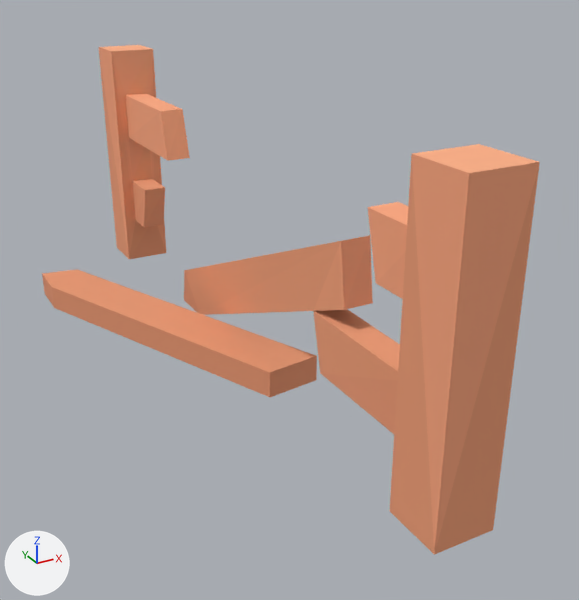
Renders of the glTF model public/assets/styles/stylized/props/kenney_town_fence_broken.glb from each side of a commit.
Before and after are seen from a 50 mm camera at (0.003, -0.974, 0.542) aimed at (0.483, -0.102, 0.106). The axes (+X, +Y, +Z) are drawn at lower left. The lights are the same throughout. The older version comes first. Where no turn or scale is listed for an object, it has been applied to the vertices. Vertices at exactly the same position are counted once.

Names of what the first picture shows: 'wood'.
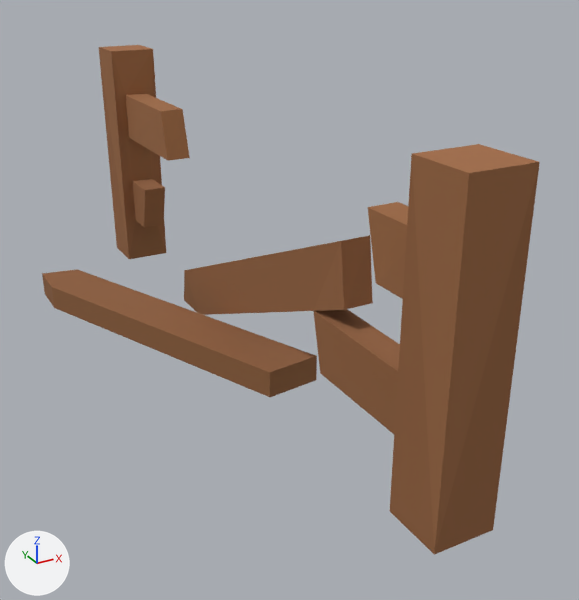
The edits, one by one:
me_mesh_1 has 68 vertices, 122 faces and spans x 0.245..0.5, y -0.5..0.5, z 0.0..0.38.
me_mesh_1 is used by ob_wood; location (0.0, 0.0, 0.0).
me_mesh_1 part 1: 69 faces centred in x 0.245..0.5, y -0.5..0.5, z 0.0..0.177 are repainted in the vertex colours; the middle colour goes from orange #ef9c76 to brown #93623d.
me_mesh_1 part 2: 53 faces centred in x 0.425..0.5, y -0.5..0.5, z 0.189..0.38 are repainted in the vertex colours; the middle colour goes from beige #fca77f to brown #9b6842.

Location of each change, (x1, y1, x2, y2) in pixels of the pictures (579 x 600 px):
part 1 of me_mesh_1, recoloured (orange to brown): (42, 53, 540, 555) in both
part 2 of me_mesh_1, recoloured (darker): (99, 45, 540, 554) in both
